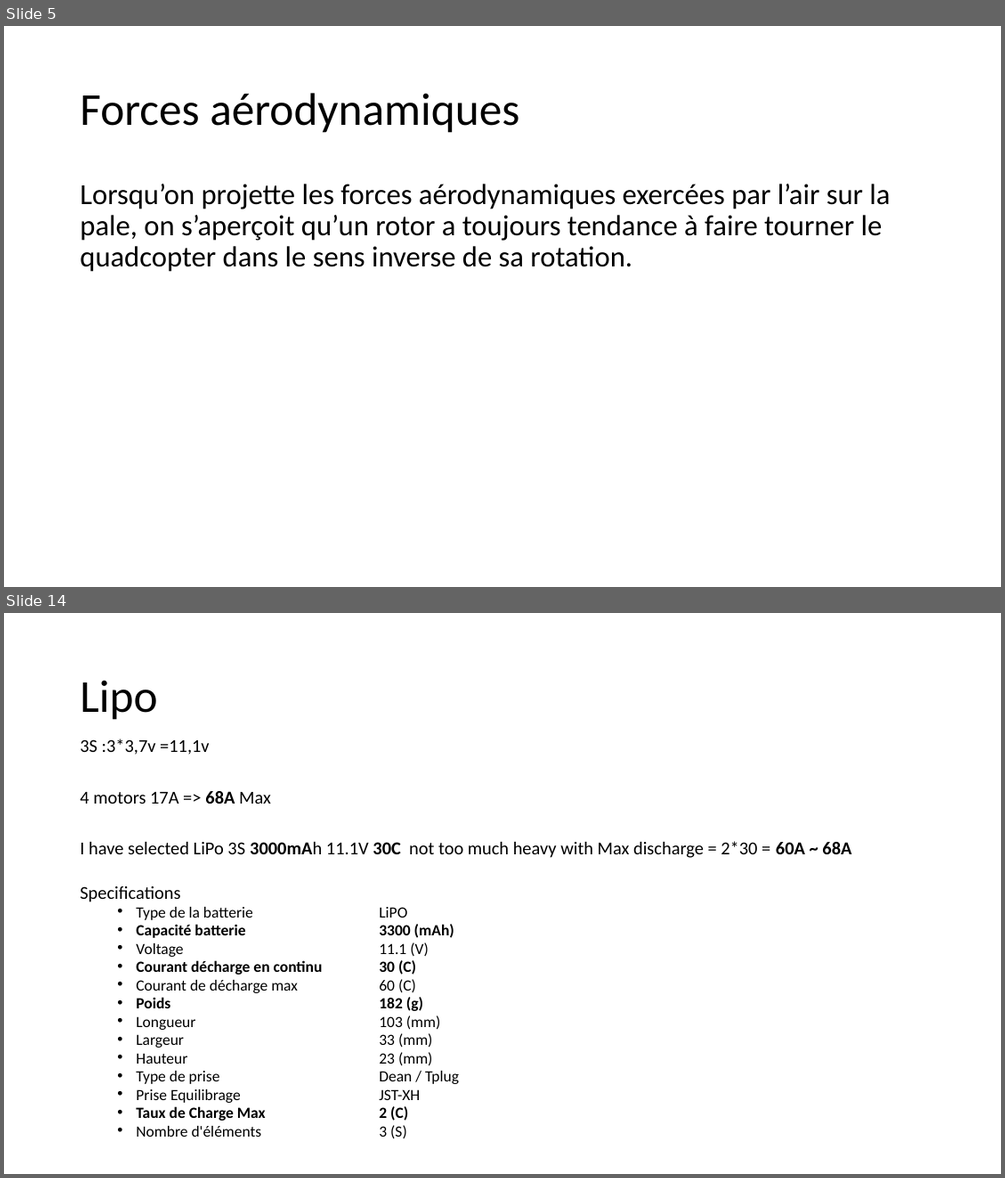
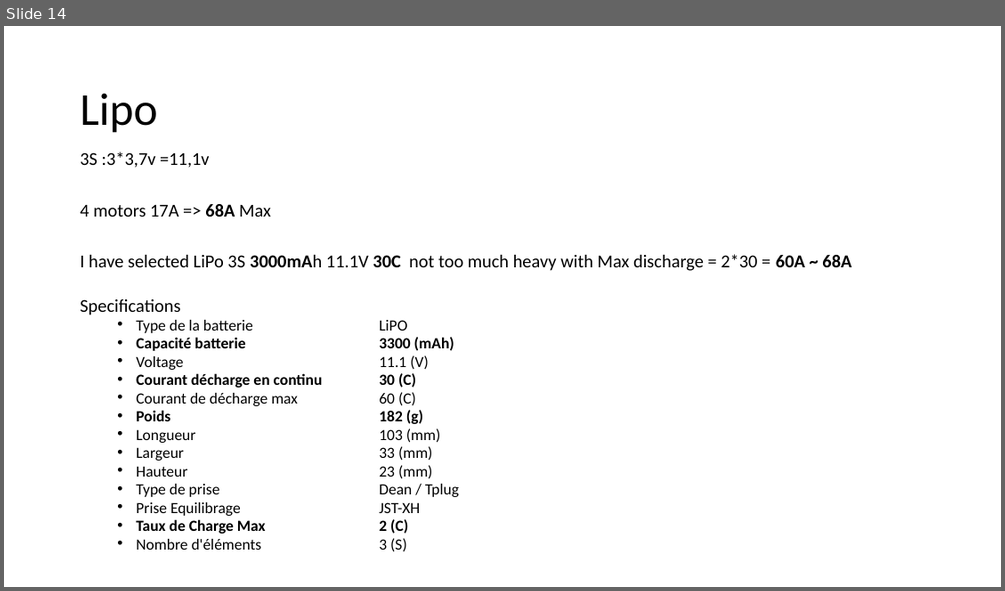
Before and after one commit to RobotEdh/RobotMicroControl, a slide deck: libraries/Diagramm Drone3.pptx. Shown one above the other, each under a label of ours: slides 5 and 14 before the commit, slide 14 after it; the slides between them are not shown. The pictures are 1005x1178 and 1005x591 pixels, drawn with LibreOffice and Linux fonts; fonts in the diff are those of the drawing. Boxes give left, top, right and bottom in pixels: in the first picture for what was removed or moved away, otherwise in the second. Text is boxed around its words. In the diff, an @@ line names an element or a change of style, - is before the commit and + after.

```diff
--- a/libraries/Diagramm Drone3.pptx
+++ b/libraries/Diagramm Drone3.pptx
@@ slide 5 removed at [4,26,1001,587], background #FFFFFF @@
@@ title removed at [80,93,519,133] @@
-Forces aérodynamiques
@@ text removed at [80,184,890,272] @@
-Lorsqu’on projette les forces aérodynamiques exercées par l’air sur la pale, on s’aperçoit qu’un rotor a toujours tendance à faire tourner le quadcopter dans le sens inverse de sa rotation.
```
Also in this commit, not shown: 12 slides changed, 2 slides added, 2 other slides removed, 10 other files.
